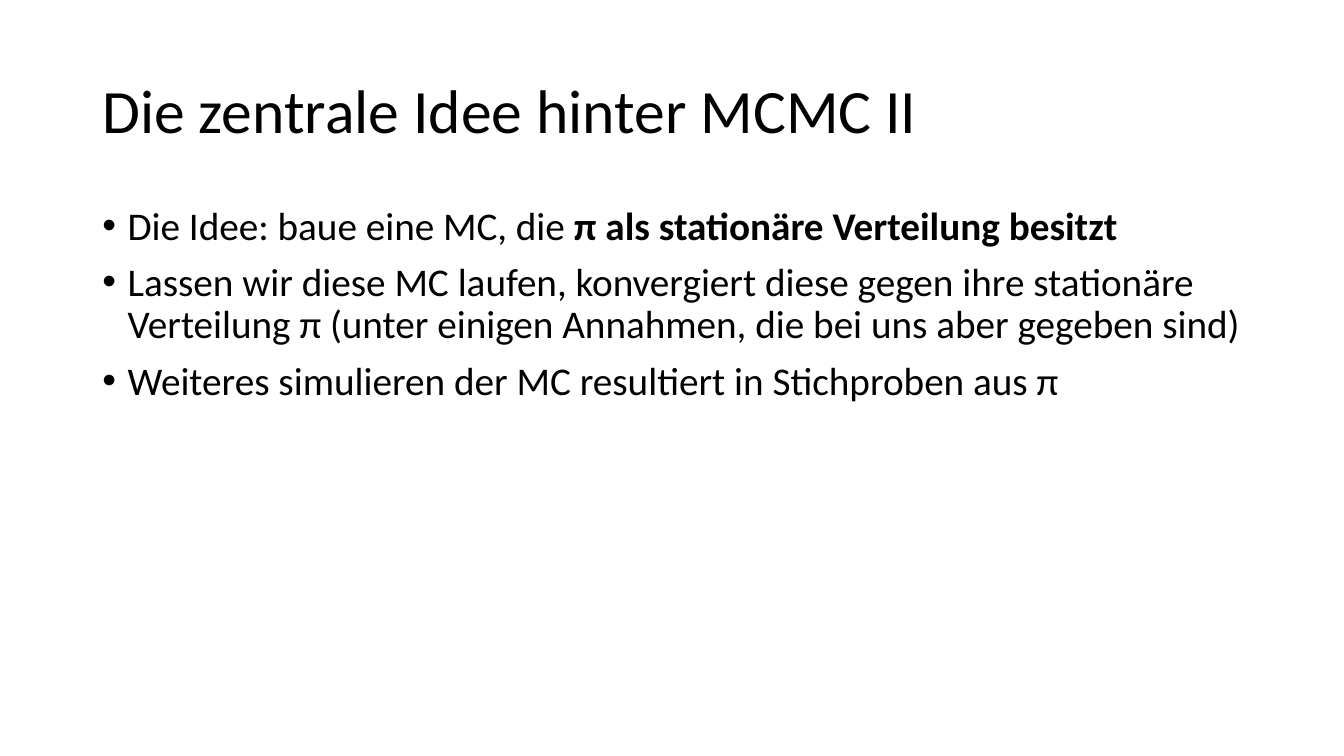
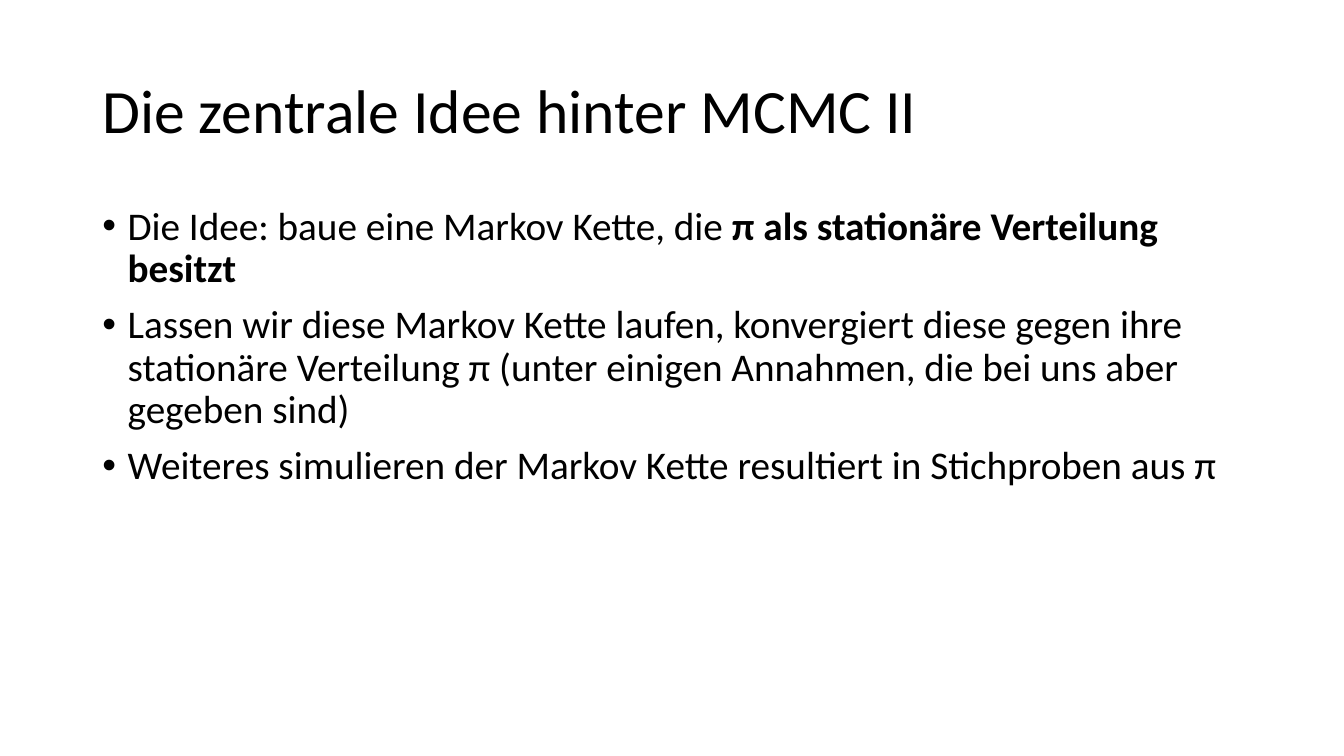
Before and after one commit to PaulNitschke/MCMC-Workshop---Stads, a slide deck: slide 8 of Präsentation_MonteCarlo.pptx. Drawn at 1344x756 pixels with LibreOffice and Linux fonts; fonts in the diff are those of the drawing. Boxes give left, top, right and bottom in pixels: in the first picture for what was removed or moved away, otherwise in the second. Text is boxed around its words. In the diff, an @@ line names an element or a change of style, - is before the commit and + after.

```diff
--- a/Präsentation_MonteCarlo.pptx
+++ b/Präsentation_MonteCarlo.pptx
@@ text at [128, 212, 1216, 486]: text changed @@
-• Die Idee: baue eine MC, die π als stationäre Verteilung besitzt
-• Lassen wir diese MC laufen, konvergiert diese gegen ihre stationäre Verteilung π (unter einigen Annahmen, die bei uns aber gegeben sind)
-• Weiteres simulieren der MC resultiert in Stichproben aus π
+• Die Idee: baue eine Markov Kette, die π als stationäre Verteilung besitzt
+• Lassen wir diese Markov Kette laufen, konvergiert diese gegen ihre stationäre Verteilung π (unter einigen Annahmen, die bei uns aber gegeben sind)
+• Weiteres simulieren der Markov Kette resultiert in Stichproben aus π
```
Also in this commit, not shown: 1 other slide changed, 2 other files.
